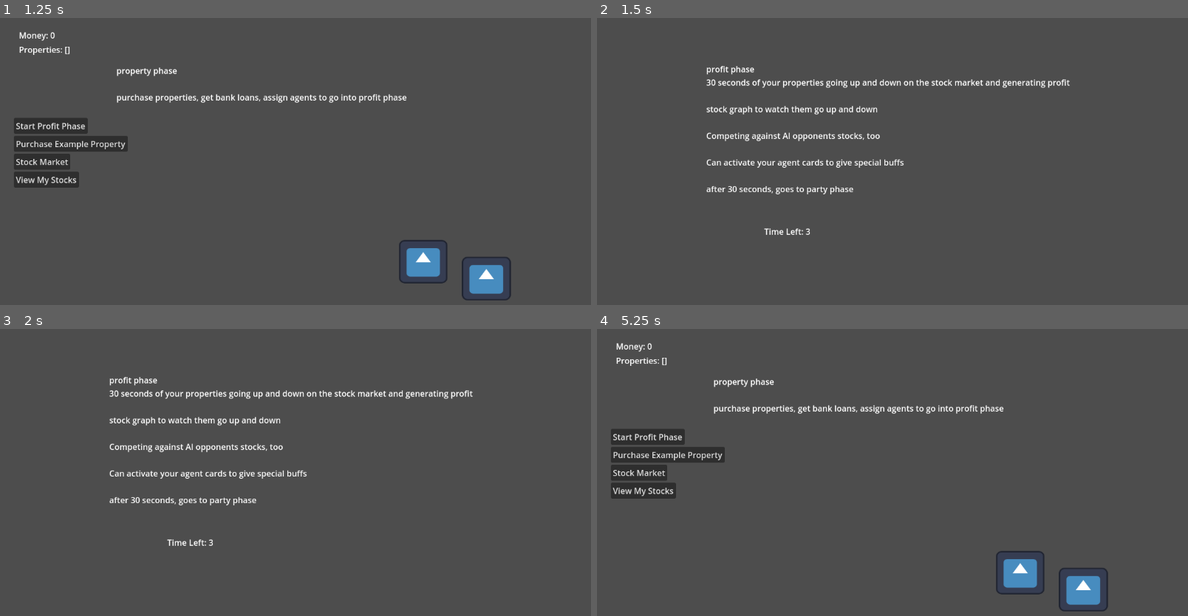
Above: before the commit, frames 1-4 (two rows, left to right).
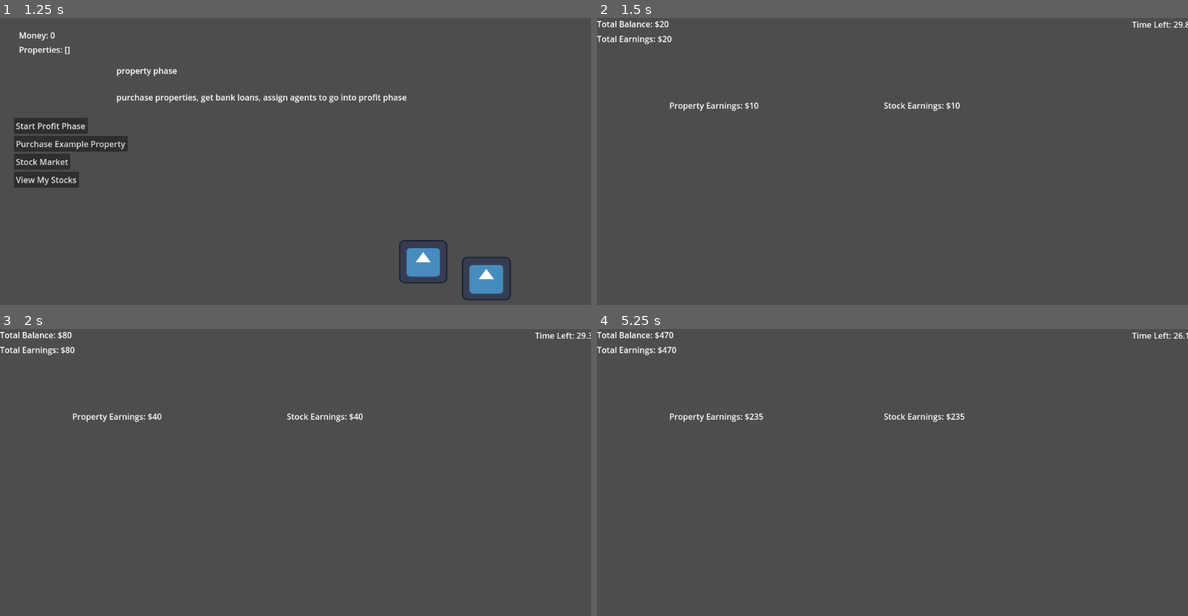
Above: after the commit, the same moments.

Repository: ARandomLemon/RushToRiches
Game: Godot game, scene res://Scenes/start_menu.tscn
The game is run twice, just before and just after one commit, with the same random seed, the same clock (stepped at 60 frames per second) and the same inputs. The engine's default icon, where the game draws it, is replaced by a stand-in: a white triangle on a blue panel in a dark square.
Inputs (mouse positions are in pixels of both pictures, inside the frame that each line leads up to):
- Up to frame 1 (1.25 s): click "Start" at 0.5 s
- Up to frame 2 (1.5 s): click "Start Profit Phase" at 1.25 s
- Up to frame 3 (2 s): no input
- Up to frame 4 (5.25 s): tap Enter at 2 s; click (667, 357) at 5 s, where only the run before the commit has a clickable "Go Back to Property Phase"

Frame 1 is identical in both runs. In frame 2, 3.0% of the frame differs, in the area x 0-100%, y 1-76%; in frame 3, 3.0%; in frame 4, 5.8%, in the area x 0-100%, y 1-99%.

Commit message:
profit screen layout and loop

Diff:
--- a/Scenes/profit_phase.tscn
+++ b/Scenes/profit_phase.tscn
@@ -1,45 +1,57 @@
-[gd_scene load_steps=3 format=3 uid="uid://c5hcix0tjhrhw"]
+[gd_scene load_steps=2 format=3 uid="uid://dncyymcjptm6v"]
 
-[ext_resource type="Script" path="res://Scripts/UI/user_interface.gd" id="1_83wl0"]
-[ext_resource type="Script" path="res://Scripts/Phases/profit_phase.gd" id="1_xv1ev"]
+[ext_resource type="Script" path="res://Scripts/ui.gd" id="1_hjmvt"]
 
 [node name="Profit Phase" type="Node2D"]
-script = ExtResource("1_xv1ev")
 
-[node name="Node" type="Node" parent="."]
-
-[node name="Label" type="Label" parent="."]
-offset_left = 213.0
-offset_top = 88.0
-offset_right = 922.0
-offset_bottom = 345.0
-text = "profit phase
-30 seconds of your properties going up and down on the stock market and generating profit
-
-stock graph to watch them go up and down
-
-Competing against AI opponents stocks, too
-
-Can activate your agent cards to give special buffs
-
-after 30 seconds, goes to party phase"
-
-[node name="UI" type="Control" parent="."]
+[node name="Prof_UI" type="Control" parent="."]
 layout_mode = 3
 anchors_preset = 0
-offset_left = 213.0
-offset_top = 88.0
-offset_right = 1364.0
-offset_bottom = 736.0
-script = ExtResource("1_83wl0")
+offset_right = 1152.0
+offset_bottom = 648.0
+script = ExtResource("1_hjmvt")
 
-[node name="Timer" type="Timer" parent="."]
+[node name="TotalMoneyLabel" type="Label" parent="Prof_UI"]
+layout_mode = 0
+offset_right = 40.0
+offset_bottom = 23.0
+text = "Total Balance: $"
 
-[node name="TimerLabel" type="Label" parent="."]
-offset_left = 326.0
-offset_top = 405.0
-offset_right = 366.0
-offset_bottom = 428.0
-text = "Time Left:"
+[node name="Timer" type="Node" parent="Prof_UI"]
 
-[connection signal="timeout" from="Timer" to="." method="_on_timer_timeout"]
+[node name="TimeLabel" type="Label" parent="Prof_UI/Timer"]
+offset_left = 1043.0
+offset_top = 1.0
+offset_right = 1150.0
+offset_bottom = 24.0
+text = "Time Left: 30s"
+
+[node name="Timer" type="Timer" parent="Prof_UI/Timer"]
+wait_time = 30.0
+one_shot = true
+autostart = true
+
+[node name="TotalEarnLabel" type="Label" parent="Prof_UI"]
+layout_mode = 0
+offset_top = 29.0
+offset_right = 128.0
+offset_bottom = 52.0
+text = "Total Earnings: $"
+
+[node name="PropEarnLabel" type="Label" parent="Prof_UI"]
+layout_mode = 0
+offset_left = 141.0
+offset_top = 159.0
+offset_right = 181.0
+offset_bottom = 182.0
+text = "Properties Earniings: $"
+
+[node name="StockEarnLabel" type="Label" parent="Prof_UI"]
+layout_mode = 0
+offset_left = 559.0
+offset_top = 159.0
+offset_right = 599.0
+offset_bottom = 182.0
+text = "Stock Earnings: $"
+
+[connection signal="timeout" from="Prof_UI/Timer/Timer" to="Prof_UI" method="_on_timer_timeout"]
--- /dev/null
+++ b/Scripts/profit_phase.gd
@@ -0,0 +1,22 @@
+extends Node2D
+
+var time_limit = 3
+var current_time = 3
+
+# Called when the node enters the scene tree for the first time.
+func _ready() -> void:
+	$Timer.start()
+	$TimerLabel.text = "Time Left: " + str(current_time)
+
+# Called every frame. 'delta' is the elapsed time since the previous frame.
+func _process(delta: float) -> void:
+	pass
+
+# timer times out every 1 second, to get more accurate time counter - Tym
+func _on_timer_timeout() -> void:
+	current_time = current_time - 1
+	if (current_time == 0):
+			current_time = 30
+			get_tree().change_scene_to_file("res://party_phase.tscn")
+	$TimerLabel.text = "Time Left: " + str(current_time)
+	$Timer.start()
--- /dev/null
+++ b/Scripts/ui.gd
@@ -0,0 +1,33 @@
+extends Node
+
+var totalEarn: float
+var propEarn:float
+var stockEarn:float
+var totalSum:float
+# Called when the node enters the scene tree for the first time.
+func _ready() -> void:
+	pass # Replace with function body.
+
+
+# Called every frame. 'delta' is the elapsed time since the previous frame.
+func _process(delta: float) -> void:
+	#run math as long as the timer is active
+	if(!$Timer/Timer.is_stopped()):
+		propEarn += 1
+		stockEarn += 1
+
+		totalEarn = propEarn + stockEarn
+
+		totalSum = Globals.money + totalEarn
+
+		$TotalMoneyLabel.text = "Total Balance: $" + str(totalSum)
+		$TotalEarnLabel.text = "Total Earnings: $" + str(totalEarn)
+		$PropEarnLabel.text = "Property Earnings: $" + str(propEarn)
+		$StockEarnLabel.text = "Stock Earnings: $" + str(stockEarn)
+		$Timer/TimeLabel.text = "Time Left: " + str($Timer/Timer.time_left) + "s"
+	pass
+
+func _on_timer_timeout() -> void:
+	Globals.money = totalSum
+	get_tree().change_scene_to_file("res://Scenes/party_phase.tscn")
+	pass # Replace with function body.
